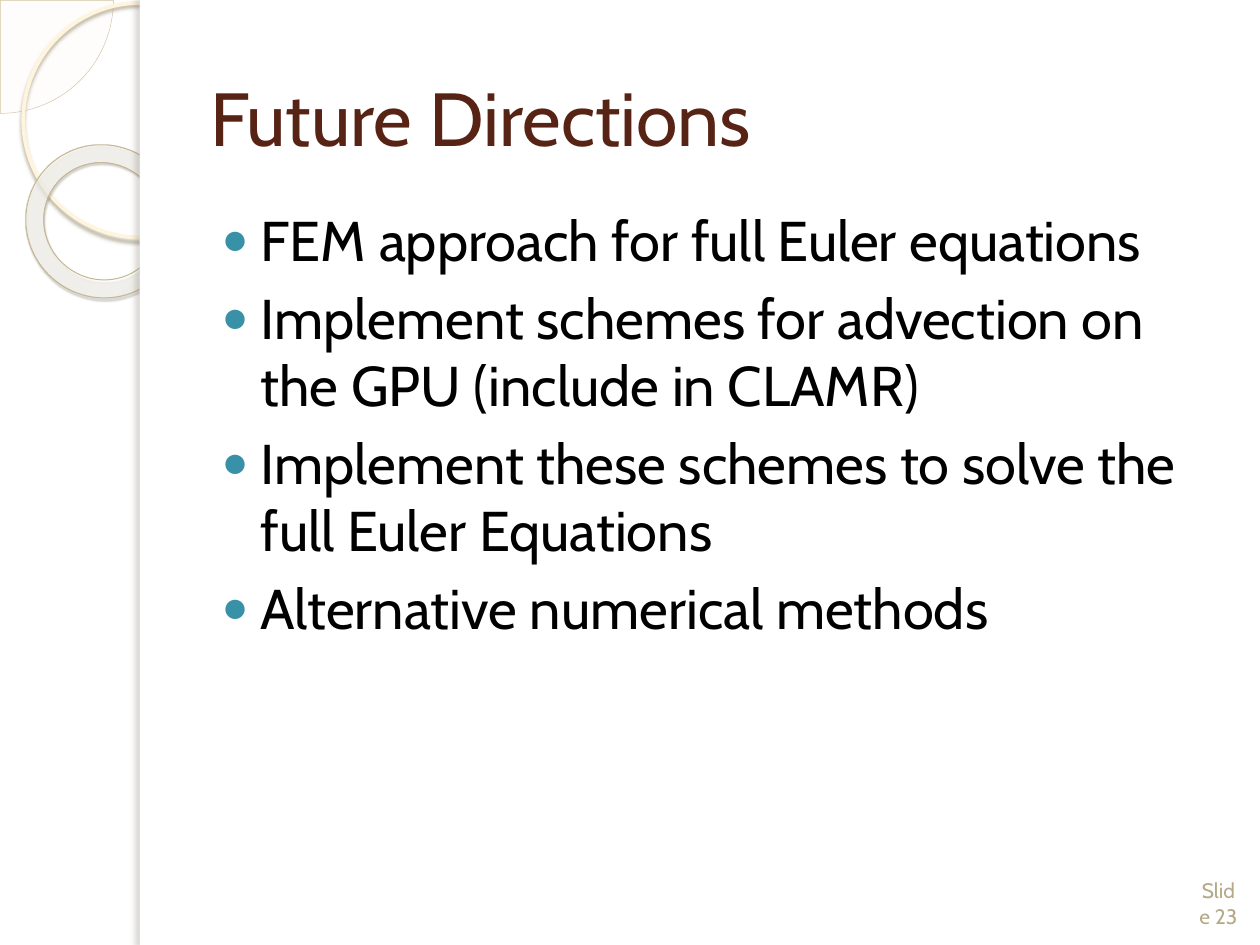
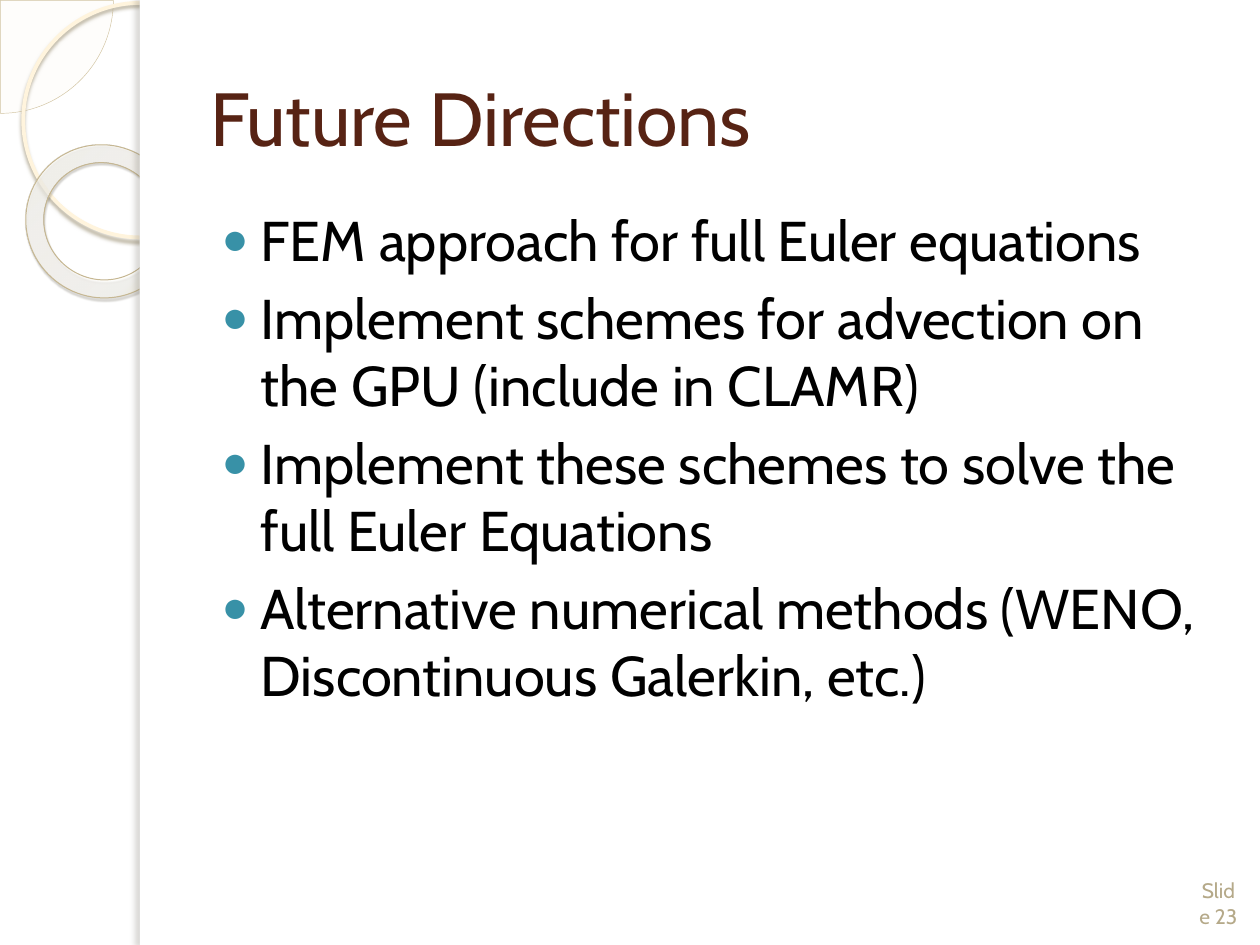
Before and after one commit to wmatern/summer_LANL, a slide deck: slide 23 of Final Research Presentation/Will_Additions.pptx. Drawn at 1260x945 pixels with LibreOffice and Linux fonts; fonts in the diff are those of the drawing; background and template pictures are left out. Boxes give left, top, right and bottom in pixels: in the first picture for what was removed or moved away, otherwise in the second. Text is boxed around its words. In the diff, an @@ line names an element or a change of style, - is before the commit and + after.

```diff
--- a/Final Research Presentation/Will_Additions.pptx
+++ b/Final Research Presentation/Will_Additions.pptx
@@ text at (261,587,1195,704): text changed @@
-● Alternative numerical methods
+● Alternative numerical methods (WENO, Discontinuous Galerkin, etc.)
```
Also in this commit, not shown: 2 other slides changed, 6 other files.
